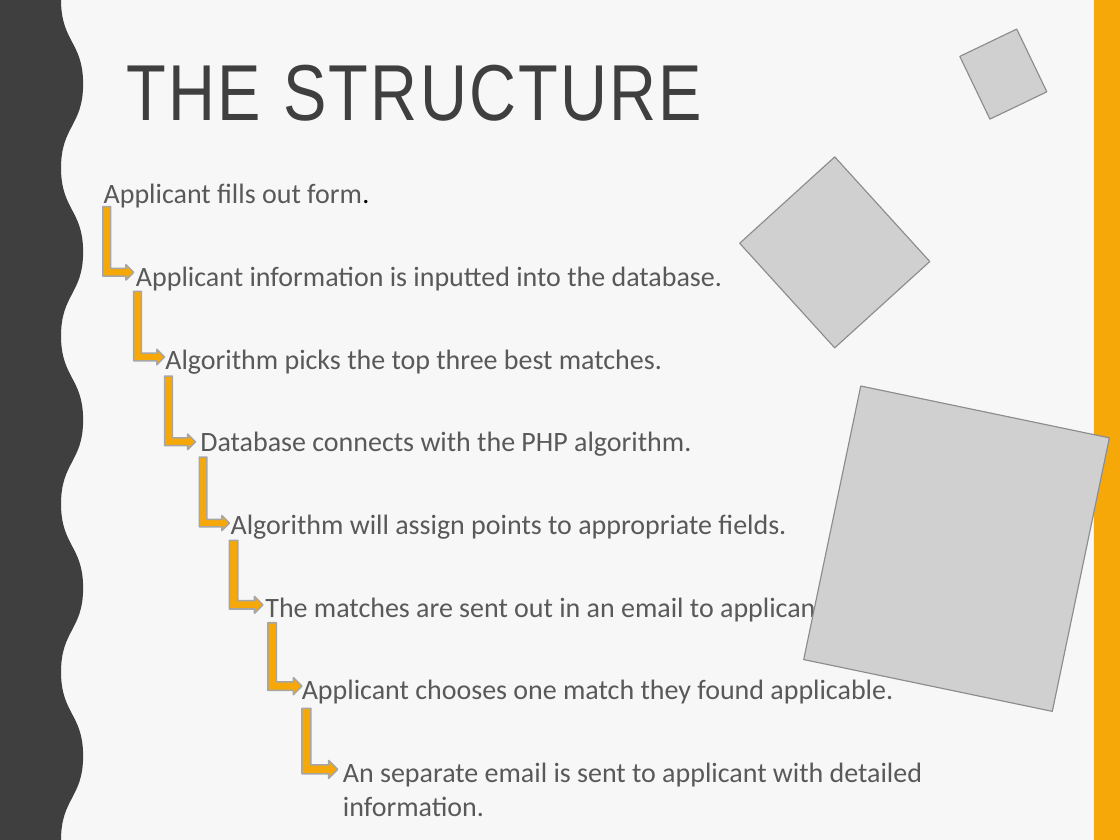
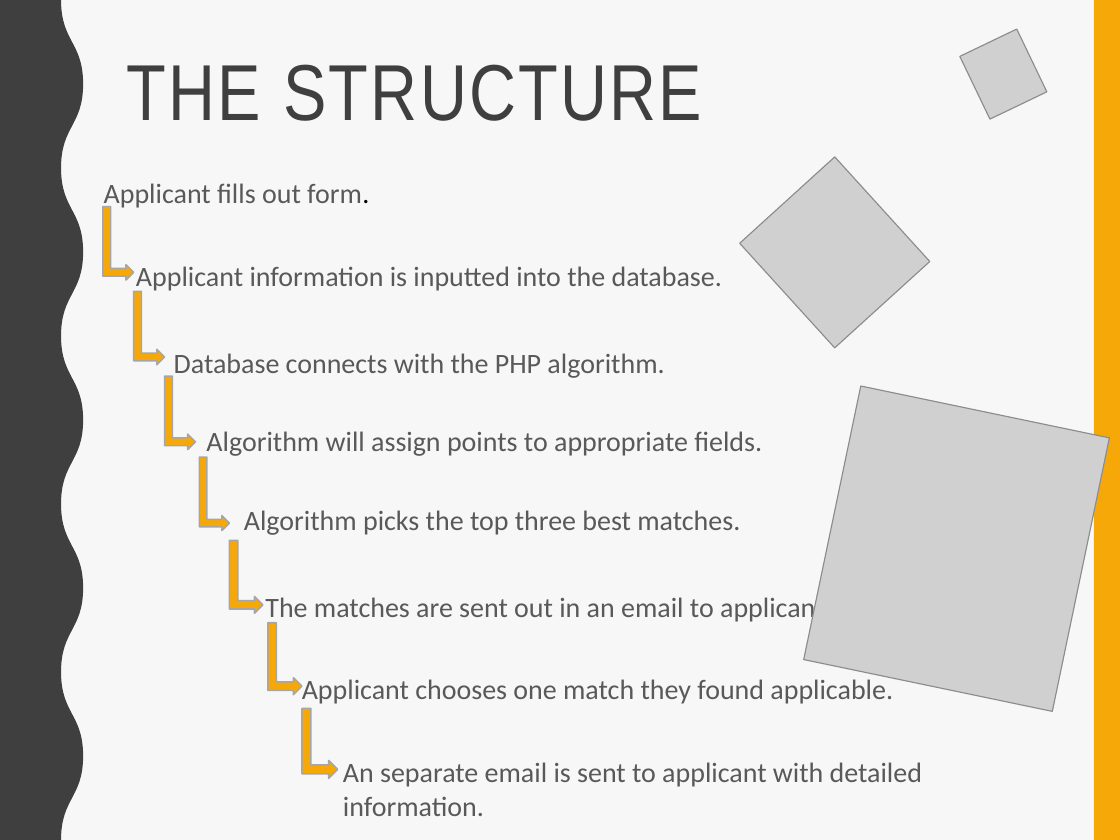
Before and after one commit to Tramanh-Le/Software_engineering_project, a slide deck: slide 10 of SE_Presentation.pptx. Drawn at 1120x840 pixels with LibreOffice and Linux fonts; fonts in the diff are those of the drawing; grey boxes stand for pictures. Boxes give left, top, right and bottom in pixels: in the first picture for what was removed or moved away, otherwise in the second. Text is boxed around its words. In the diff, an @@ line names an element or a change of style, - is before the commit and + after.

```diff
--- a/SE_Presentation.pptx
+++ b/SE_Presentation.pptx
@@ text "Database connects with the PHP ...": place and size @@
-text "Database connects with the PHP ..." at (200, 431, 691, 458)
+text "Database connects with the PHP ..." at (174, 353, 664, 378)
@@ text "Algorithm will assign points to ...": place and size @@
-text "Algorithm will assign points to ..." at (231, 514, 786, 541)
+text "Algorithm will assign points to ..." at (206, 431, 762, 458)
@@ text "Algorithm picks the top three ...": place and size @@
-text "Algorithm picks the top three ..." at (165, 349, 662, 376)
+text "Algorithm picks the top three ..." at (244, 510, 740, 535)
```
Also in this commit, not shown: 1 other slide changed.
